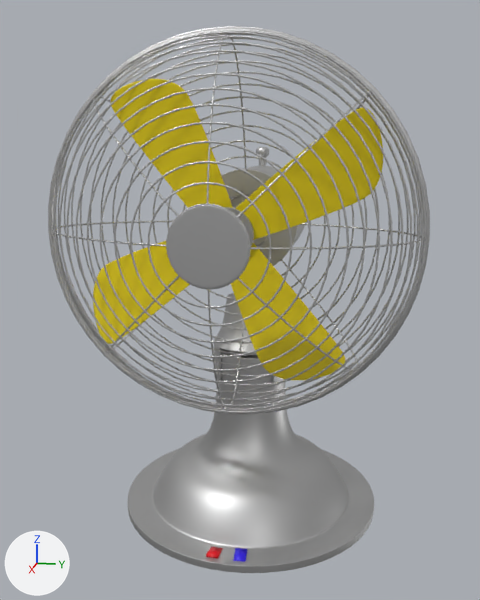
One commit to the glTF model models/models.glb: the scene before it, then after it.
One viewpoint serves both versions: a 50 mm lens placed at (1.583, 0.288, 0.937), pointed at (0.062, -0.016, 0.557). Arrows for +X, +Y and +Z are at lower left; the lights stay in place.

Names of what the first picture shows: 'bj.001', 'bj.003', 'bj.004'.
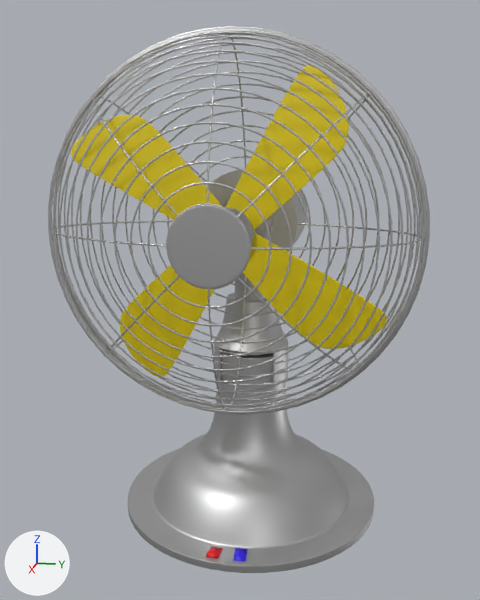
Location of each change, (x1, y1, x2, y2) in pixels of the pictures (480 x 600 px):
'bj.003', turned: before (93, 79, 383, 380); after (71, 65, 387, 377)

Diff of the bpy script that builds the scene:
```diff
--- a/models/models.glb.py
+++ b/models/models.glb.py
@@ ob_bj_003 @@
 ob_bj_003.location = (0.269, 0.0, 0.745)
-ob_bj_003.rotation_euler = (-1.945, 0.0, 0.0)  # degrees (-111, 0, 0)
```
